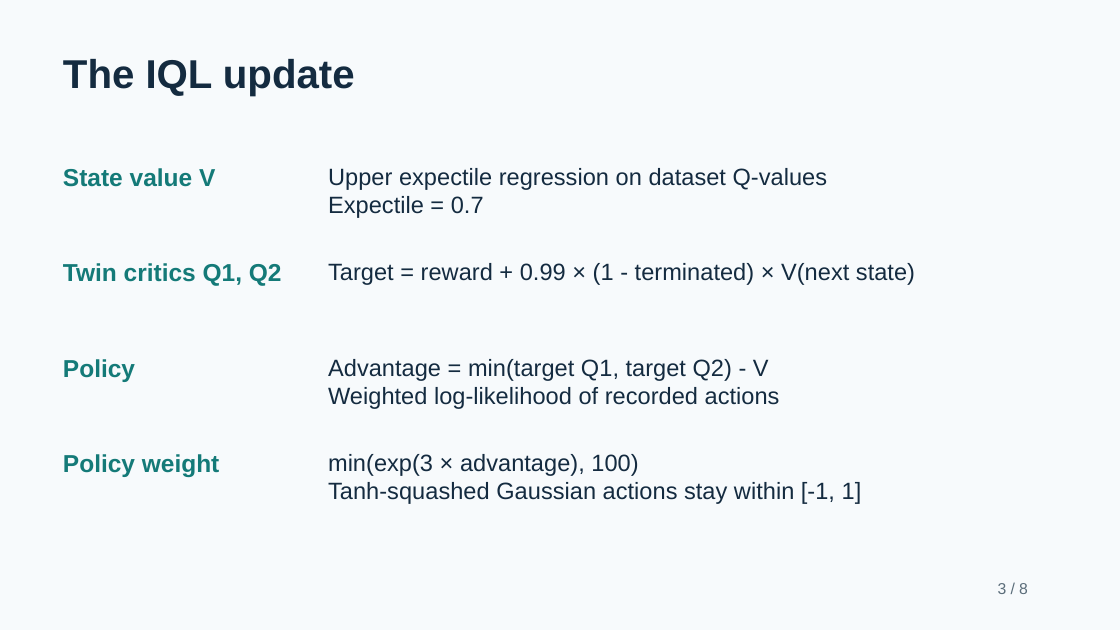
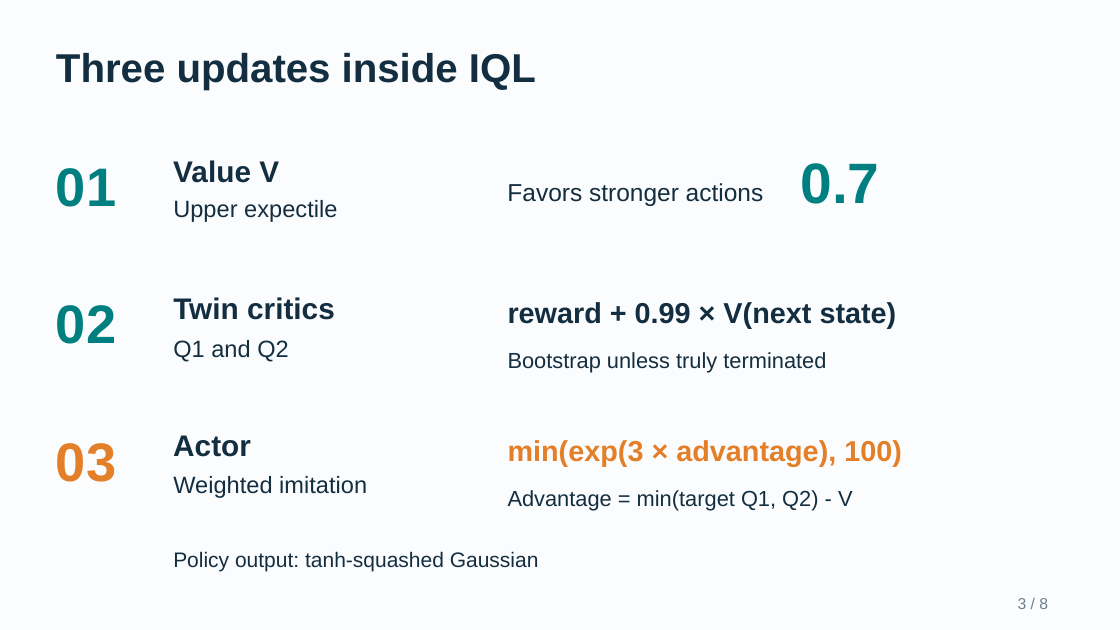
Before and after one commit to MedvAx-AI/iql-halfcheetah, a slide deck: slide 3 of docs/presentation/IQL_RL_Proposal.pptx. Drawn at 1120x630 pixels with LibreOffice and Linux fonts; fonts in the diff are those of the drawing. Boxes give left, top, right and bottom in pixels: in the first picture for what was removed or moved away, otherwise in the second. Text is boxed around its words. In the diff, an @@ line names an element or a change of style, - is before the commit and + after.

```diff
--- a/docs/presentation/IQL_RL_Proposal.pptx
+++ b/docs/presentation/IQL_RL_Proposal.pptx
@@ background #F7FAFC to #FBFCFD @@
@@ text at (56, 53, 536, 90): text changed; text colour #142B40 to #132E40 @@
-The IQL update
+Three updates inside IQL
@@ text added at (56, 168, 116, 207), 46.5 pt, text #007F80, bold @@
+01
@@ text at (173, 160, 279, 183): text changed; size 21 to 25.5 pt; text colour #147A78 to #132E40 @@
-State value V
+Value V
@@ text removed at (328, 168, 828, 218) @@
-Upper expectile regression on dataset Q-values
-Expectile = 0.7
@@ text added at (801, 163, 880, 204), 48.8 pt, text #007F80, bold @@
+0.7
@@ text added at (173, 200, 337, 222), 20.2 pt, text #132E40 @@
+Upper expectile
@@ text added at (507, 183, 764, 206), 21 pt, text #132E40 @@
+Favors stronger actions
@@ text at (173, 297, 335, 320): text changed; size 21 to 25.5 pt; text colour #147A78 to #132E40 @@
-Twin critics Q1, Q2
+Twin critics
@@ text added at (56, 305, 116, 344), 46.5 pt, text #007F80, bold @@
+02
@@ text at (508, 302, 897, 329): text changed; size 20.2 to 24.8 pt; text colour #142B40 to #132E40; bold on @@
-Target = reward + 0.99 × (1 - terminated) × V(next state)
+reward + 0.99 × V(next state)
@@ text removed at (63, 359, 135, 382) @@
-Policy
@@ text added at (173, 340, 289, 362), 20.2 pt, text #132E40 @@
+Q1 and Q2
@@ text added at (508, 352, 826, 373), 18.8 pt, text #132E40 @@
+Bootstrap unless truly terminated
@@ text added at (56, 443, 116, 482), 46.5 pt, text #E47F29, bold @@
+03
@@ text added at (173, 435, 251, 457), 25.5 pt, text #132E40, bold @@
+Actor
@@ text "min(exp(3 × advantage), 100)": place and size @@
-text "min(exp(3 × advantage), 100)" at (328, 454, 862, 504)
+text "min(exp(3 × advantage), 100)" at (508, 440, 902, 466)
@@ text "min(exp(3 × advantage), 100)" at (508, 440, 902, 466): size 20.2 to 24.8 pt, text colour #142B40 to #E47F29, bold on @@
@@ text removed at (63, 454, 220, 477) @@
-Policy weight
@@ text added at (173, 476, 367, 498), 20.2 pt, text #132E40 @@
+Weighted imitation
@@ text at (328, 482, 862, 504): paragraph removed @@
-Tanh-squashed Gaussian actions stay within [-1, 1]
@@ text at (508, 490, 853, 511): text changed; size 20.2 to 18.8 pt; text colour #142B40 to #132E40 @@
-Advantage = min(target Q1, target Q2) - V
-Weighted log-likelihood of recorded actions
+Advantage = min(target Q1, Q2) - V
@@ text added at (173, 551, 539, 572), 18 pt, text #132E40 @@
+Policy output: tanh-squashed Gaussian
@@ text "3 / 8": place and size @@
-text "3 / 8" at (998, 583, 1028, 594)
+text "3 / 8" at (1018, 598, 1048, 609)
@@ text "3 / 8" at (1018, 598, 1048, 609): text colour #5B6D7A to #6D8190 @@
```
Also in this commit, not shown: 2 other slides changed, 5 slides added, 5 slides removed, 7 other files.
